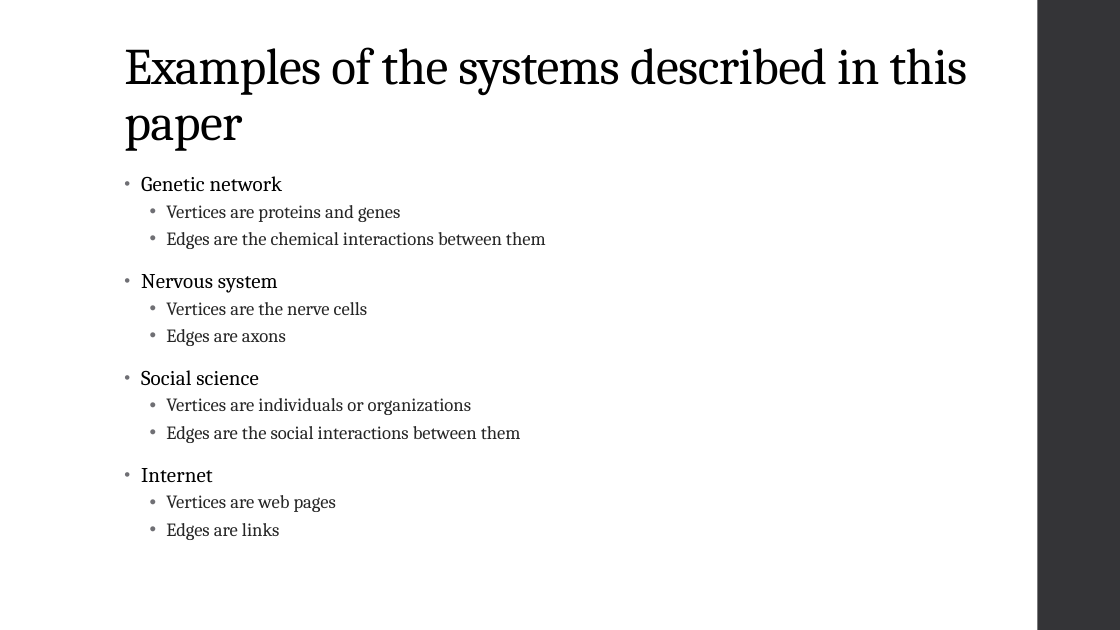
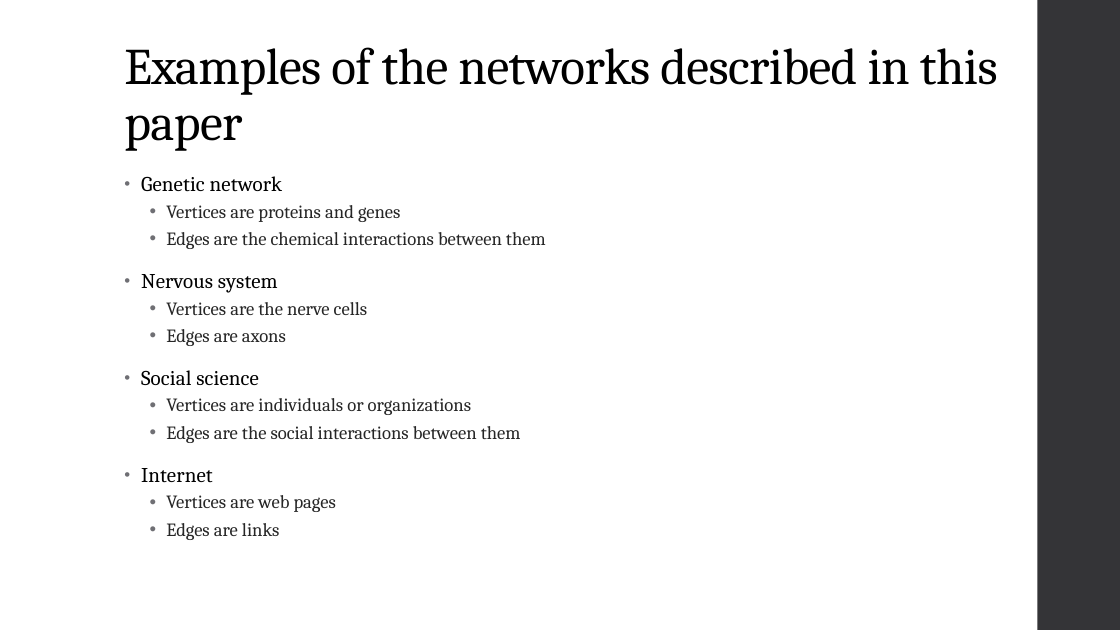
Before and after one commit to JefreyHildebrandt/UCF-Schoolwork, a slide deck: slide 3 of CAP6675 - Complex Adaptive Systems/EmergenceOfScalingPresentation/PresentationDraft2.pptx. Drawn at 1120x630 pixels with LibreOffice and Linux fonts; fonts in the diff are those of the drawing. Boxes give left, top, right and bottom in pixels: in the first picture for what was removed or moved away, otherwise in the second. Text is boxed around its words. In the diff, an @@ line names an element or a change of style, - is before the commit and + after.

```diff
--- a/CAP6675 - Complex Adaptive Systems/EmergenceOfScalingPresentation/PresentationDraft2.pptx
+++ b/CAP6675 - Complex Adaptive Systems/EmergenceOfScalingPresentation/PresentationDraft2.pptx
@@ title at box(124, 47, 998, 151): text changed @@
-Examples of the systems described in this paper
+Examples of the networks described in this paper
```
Also in this commit, not shown: 11 other slides changed, 3 slides added, 5 slides removed, 1 other file.
